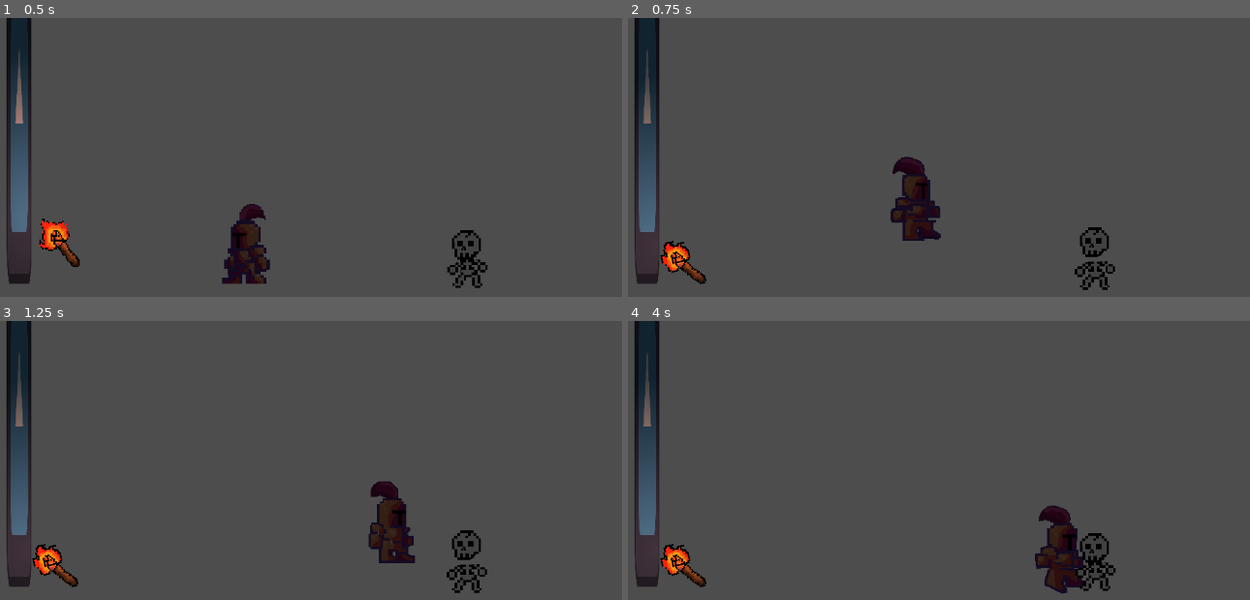
Above: before the commit, frames 1-4 (two rows, left to right).
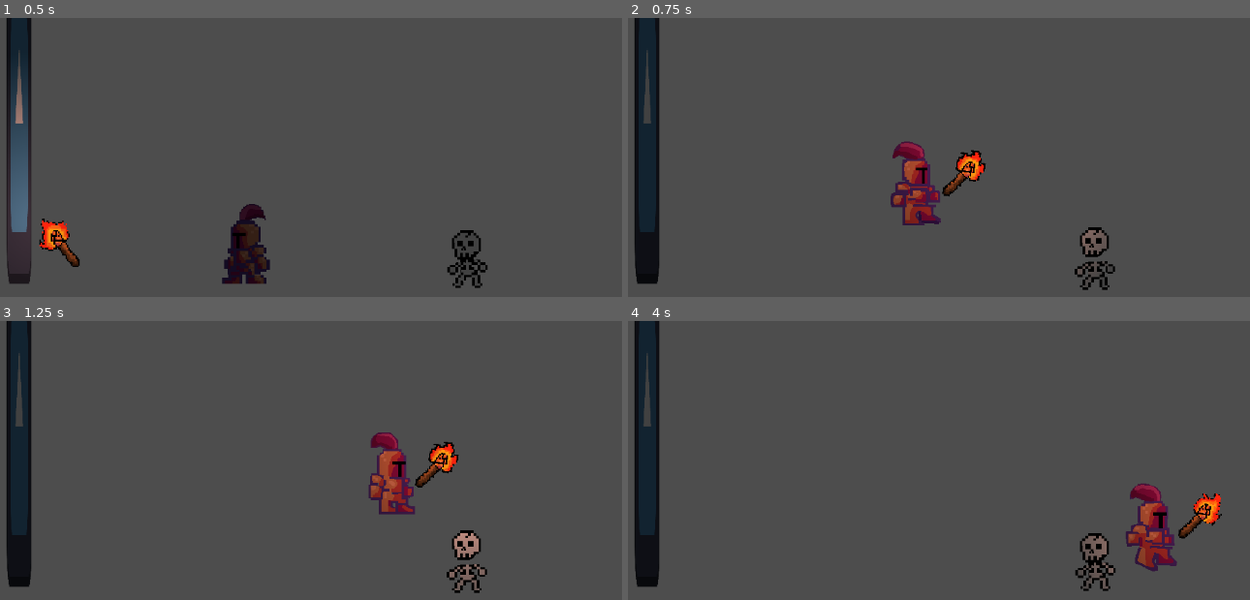
Above: after the commit, the same moments.

Repository: marinamolinat/Godot-Game
Game: Godot game, scene res://scenes/game.tscn
Same seed, same stepped clock (60 frames per second), same inputs: the game is played once before the commit and once after it. The engine's default icon, where the game draws it, is replaced by a stand-in: a white triangle on a blue panel in a dark square.
Inputs:
- Up to frame 1 (0.5 s): no input
- Up to frame 2 (0.75 s): tap Enter (ui_accept) at 0.5 s; hold Right (ui_right) from 0.53 s (still down); hold E from 0.53 s (still down)
- Up to frame 3 (1.25 s): keep holding Right (ui_right); keep holding E; tap Enter (ui_accept) at 0.77 s
- Up to frame 4 (4 s): release E at 1.28 s; tap E at 1.35, 2.85 s; tap Enter (ui_accept) at 1.52, 3.02, 3.77 s; release Right (ui_right) at 2.03 s; hold Left (ui_left) 2.03-2.78 s; hold E 2.03-2.78 s; hold Right (ui_right) from 2.78 s (still down); hold E from 3.53 s (still down)

Frame 1 is identical in both runs. In frame 2, 5.5% of the frame differs, in the area x 1-77%, y 27-96%; in frame 3, 6.1%; in frame 4, 6.7%, in the area x 1-96%, y 27-98%.

Commit message:
fixed issues with toch

Diff:
--- a/scenes/torch.tscn
+++ b/scenes/torch.tscn
@@ -6,9 +6,6 @@
 
 [sub_resource type="RectangleShape2D" id="RectangleShape2D_s1444"]
 size = Vector2(96.4458, 14.3717)
-
-[sub_resource type="CircleShape2D" id="CircleShape2D_pa17o"]
-radius = 80.0
 
 [sub_resource type="AtlasTexture" id="AtlasTexture_72pgl"]
 atlas = ExtResource("3_kx7w4")
@@ -105,15 +102,6 @@
 scale = Vector2(0.88, 1)
 shape = SubResource("RectangleShape2D_s1444")
 
-[node name="Area2D" type="Area2D" parent="."]
-position = Vector2(-121, -100)
-collision_layer = 0
-collision_mask = 2
-
-[node name="CollisionShape2D" type="CollisionShape2D" parent="Area2D"]
-position = Vector2(96, 69)
-shape = SubResource("CircleShape2D_pa17o")
-
 [node name="PointLight2D" type="PointLight2D" parent="."]
 position = Vector2(-60, -67)
 color = Color(0.966572, 0.575242, 0.482953, 1)
@@ -127,6 +115,3 @@
 autoplay = "idle"
 frame_progress = 0.166337
 flip_h = true
-
-[connection signal="area_entered" from="Area2D" to="." method="_on_area_2d_area_entered"]
-[connection signal="body_entered" from="Area2D" to="." method="_on_area_2d_body_entered"]
--- a/scripts/player.gd
+++ b/scripts/player.gd
@@ -2,7 +2,7 @@
 
 
 const SPEED = 300.0
-const JUMP_VELOCITY = -400.0
+const JUMP_VELOCITY = -500.0
 var lastDirection = -1
 
 func _physics_process(delta: float) -> void:
--- a/scripts/torch.gd
+++ b/scripts/torch.gd
@@ -1,9 +1,14 @@
 extends RigidBody2D
 
-var pickUp = false
-var playerBody = null
+var pickUp = true
+@onready var playerBody = get_node("../player")
+
 var equiped = false
 # Called when the node enters the scene tree for the first time.
+
+func _ready():
+	print(playerBody)
+	print("feafajehgf")
 
 
 func pickup():
@@ -15,7 +20,7 @@
 	position = Vector2.ZERO
 	self.rotation = deg_to_rad(90)
 	self.freeze = true
-	$Area2D/CollisionShape2D.disabled = true
+
 
 func throw(direction: Vector2, strength: float = 400.0):
 	if playerBody == null:
@@ -29,7 +34,7 @@
 	self.freeze = false
 
 	linear_velocity = direction.normalized() * strength
-	$Area2D/CollisionShape2D.disabled = false
+
 
 
 
@@ -44,14 +49,4 @@
 		equiped = true
 	elif equiped and Input.is_key_pressed(KEY_D):
 		throw(Vector2(100, 1000), 4011.1)
-
-
-
-
-
-
-
-
-func _on_area_2d_body_entered(body: Node2D) -> void:
-	playerBody = body
-	pickUp = true
+		pickUp = true
Not shown: 1 places in scenes/torch.tscn that only renumber resources
